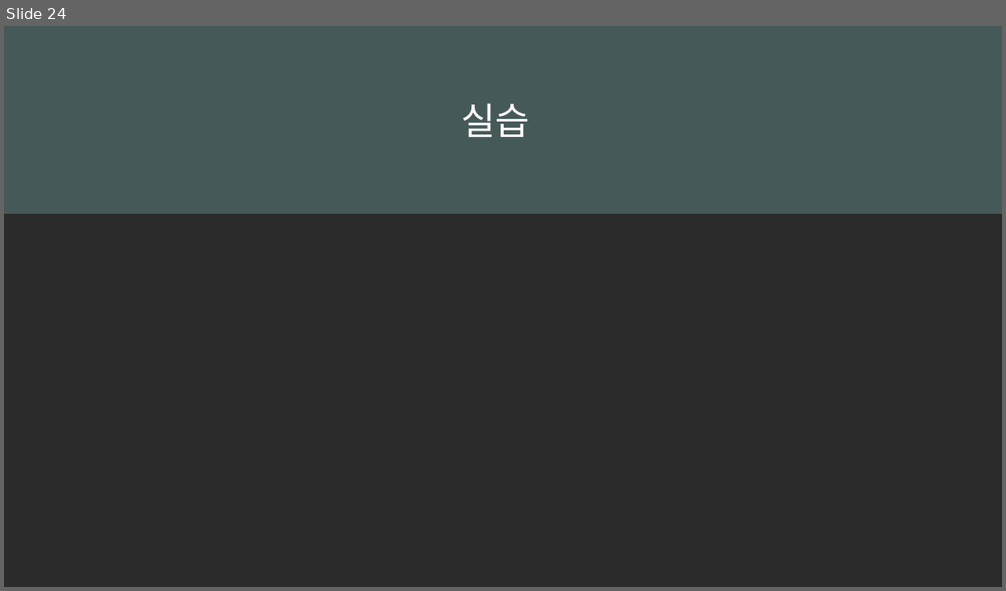
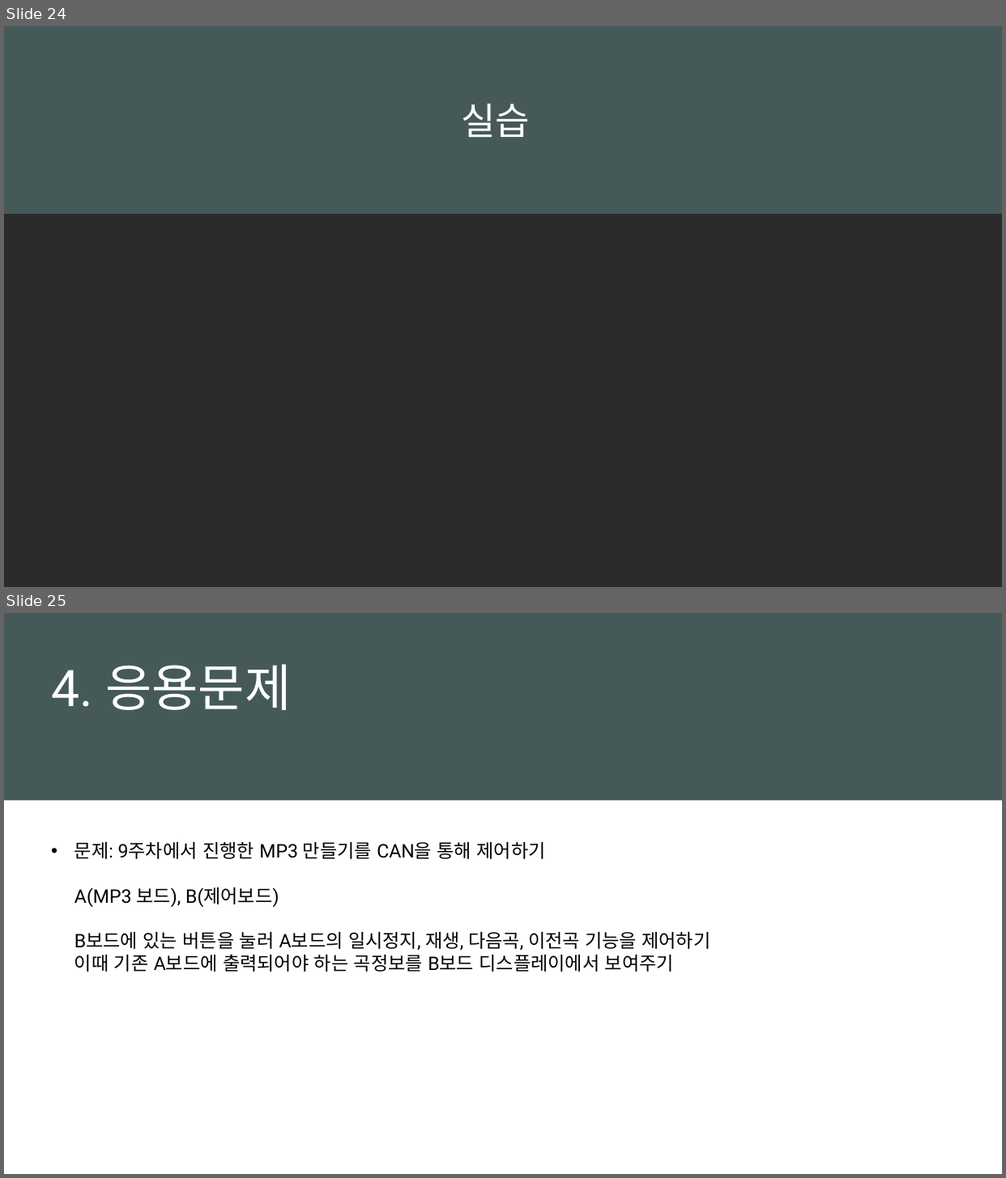
Before and after one commit to jmh8231-Dev/arm-seminar, a slide deck: doc/PPT/ARM/ARM 세미나 10주차.pptx. Shown one above the other, each under a label of ours: slide 24 before the commit, slides 24 and 25 after it. The pictures are 1006x591 and 1006x1178 pixels, drawn with LibreOffice and Linux fonts; fonts in the diff are those of the drawing; background and template pictures are left out; a plain dark background stands for a picture behind light text. Boxes give left, top, right and bottom in pixels: in the first picture for what was removed or moved away, otherwise in the second. Text is boxed around its words. In the diff, an @@ line names an element or a change of style, - is before the commit and + after.

```diff
--- a/doc/PPT/ARM/ARM 세미나 10주차.pptx
+++ b/doc/PPT/ARM/ARM 세미나 10주차.pptx
@@ slide 25 added at [4,613,1002,1174], background #FFFFFF @@
@@ rectangle added at [4,613,1002,801], fill #465959 @@
@@ title added at [51,664,292,710], 48.6 pt, text #FFFFFF @@
+4. 응용문제
@@ text added at [74,842,710,972], 18 pt, text #000000 @@
+• 문제: 9주차에서 진행한 MP3 만들기를 CAN을 통해 제어하기
+  A(MP3 보드), B(제어보드)
+  B보드에 있는 버튼을 눌러 A보드의 일시정지, 재생, 다음곡, 이전곡 기능을 제어하기
+  이때 기존 A보드에 출력되어야 하는 곡정보를 B보드 디스플레이에서 보여주기
```
